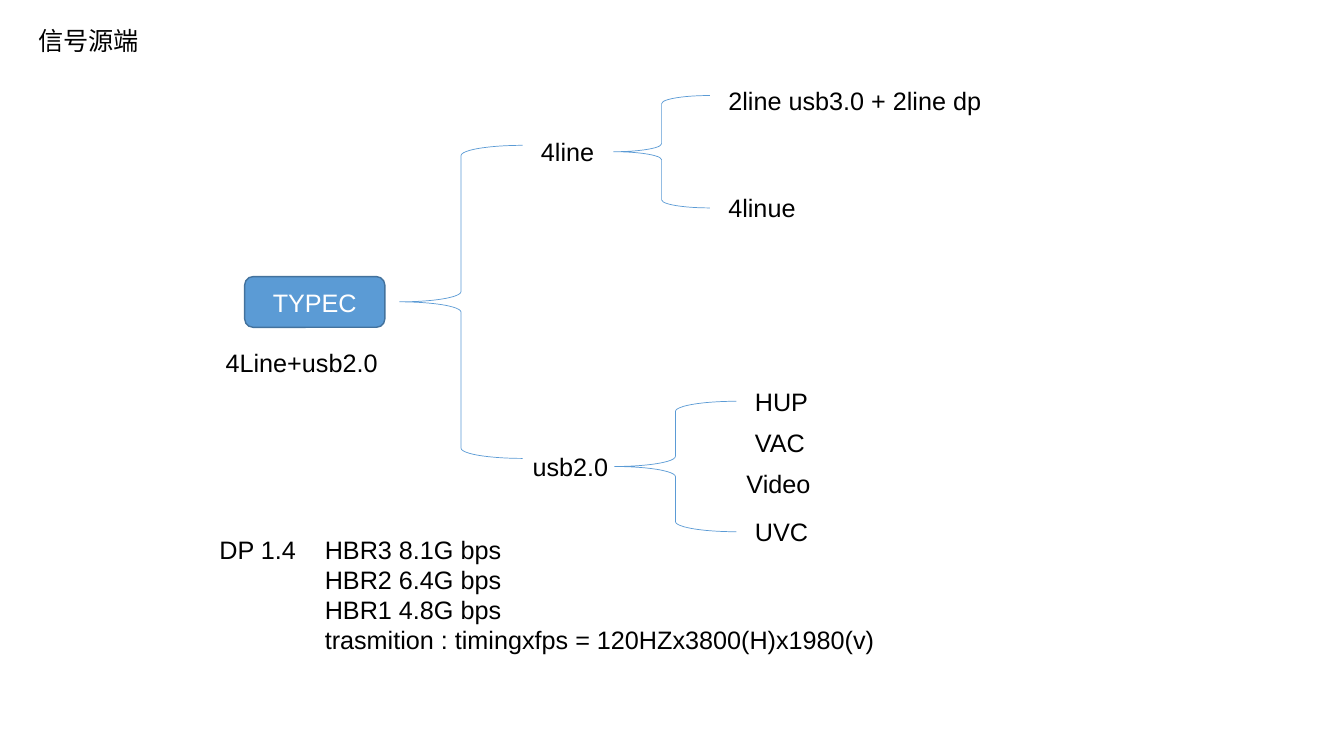
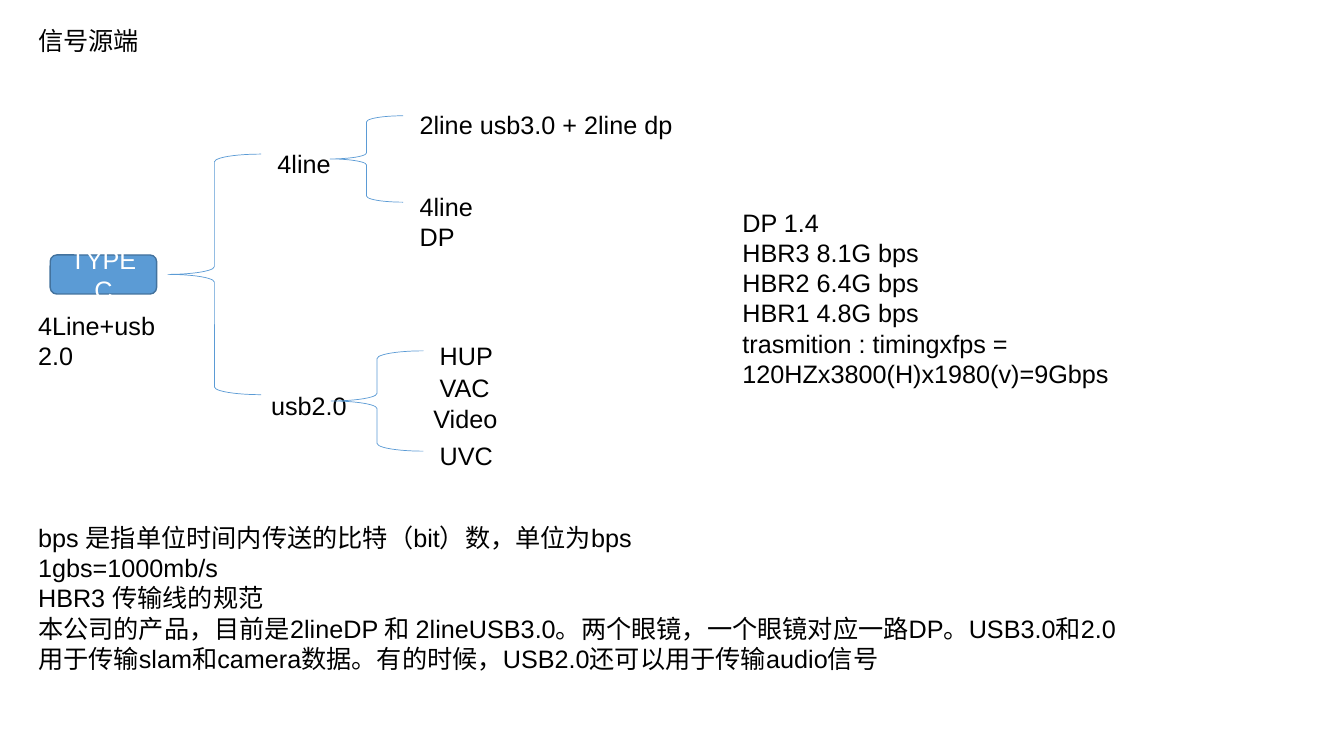
Before and after one commit to xiangyu199378/workdaily, a slide deck: slide 4 of workdoc/framework/BringUp.pptx. Drawn at 1344x756 pixels with LibreOffice and Linux fonts; fonts in the diff are those of the drawing. Boxes give left, top, right and bottom in pixels: in the first picture for what was removed or moved away, otherwise in the second. Text is boxed around its words. In the diff, an @@ line names an element or a change of style, - is before the commit and + after.

```diff
--- a/workdoc/framework/BringUp.pptx
+++ b/workdoc/framework/BringUp.pptx
@@ left brace: place and size @@
-left brace at bbox=[613, 96, 710, 208]
+left brace at bbox=[330, 116, 403, 203]
@@ text "2line usb3.0 + 2line dp": place and size @@
-text "2line usb3.0 + 2line dp" at bbox=[728, 91, 981, 116]
+text "2line usb3.0 + 2line dp" at bbox=[420, 115, 672, 140]
@@ text "4line": place and size @@
-text "4line" at bbox=[541, 142, 594, 162]
+text "4line" at bbox=[277, 154, 330, 174]
@@ left brace: place and size @@
-left brace at bbox=[399, 145, 522, 459]
+left brace at bbox=[167, 154, 261, 395]
@@ text added at bbox=[420, 197, 473, 246], 18 pt, text #000000 @@
+4line DP
@@ text removed at bbox=[728, 198, 795, 218] @@
-4linue
@@ text "DP 1.4": place and size @@
-text "DP 1.4" at bbox=[325, 540, 874, 655]
+text "DP 1.4" at bbox=[742, 214, 1108, 389]
@@ text at bbox=[742, 214, 819, 232]: paragraph added @@
+DP 1.4
@@ rounded rectangle "TYPEC": place and size @@
-rounded rectangle "TYPEC" at bbox=[245, 276, 385, 327]
+rounded rectangle "TYPEC" at bbox=[50, 255, 157, 294]
@@ text "4Line+usb2.0" rewrapped from bbox=[226, 353, 378, 373] to bbox=[38, 316, 155, 366] @@
@@ left brace: place and size @@
-left brace at bbox=[615, 401, 737, 531]
+left brace at bbox=[331, 351, 423, 451]
@@ text "HUP": place and size @@
-text "HUP" at bbox=[755, 393, 808, 412]
+text "HUP" at bbox=[440, 347, 493, 366]
@@ text at bbox=[742, 334, 1108, 389]: text changed @@
-trasmition : timingxfps = 120HZx3800(H)x1980(v)
+trasmition : timingxfps = 120HZx3800(H)x1980(v)=9Gbps
@@ text "usb2.0": place and size @@
-text "usb2.0" at bbox=[533, 457, 609, 477]
+text "usb2.0" at bbox=[271, 396, 347, 416]
@@ text "VAC": place and size @@
-text "VAC" at bbox=[755, 434, 805, 453]
+text "VAC" at bbox=[440, 379, 490, 398]
@@ text "Video": place and size @@
-text "Video" at bbox=[746, 474, 810, 494]
+text "Video" at bbox=[433, 409, 497, 429]
@@ text "UVC": place and size @@
-text "UVC" at bbox=[755, 523, 808, 542]
+text "UVC" at bbox=[440, 447, 493, 466]
@@ text added at bbox=[38, 525, 1116, 671], 18 pt, text #000000 @@
+bps 是指单位时间内传送的比特（bit）数，单位为bps
+1gbs=1000mb/s
+HBR3 传输线的规范
+本公司的产品，目前是2lineDP 和 2lineUSB3.0。两个眼镜，一个眼镜对应一路DP。USB3.0和2.0 用于传输slam和camera数据。有的时候，USB2.0还可以用于传输audio信号
@@ text removed at bbox=[219, 541, 296, 559] @@
-DP 1.4
```
Also in this commit, not shown: 1 other slide changed, 9 slides added, 4 slides removed, 13 other files.
